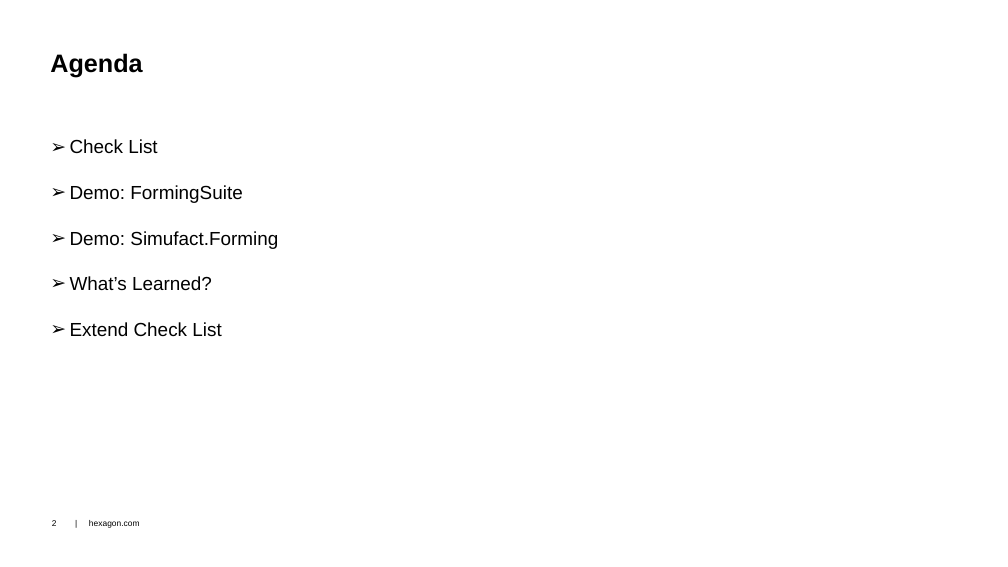
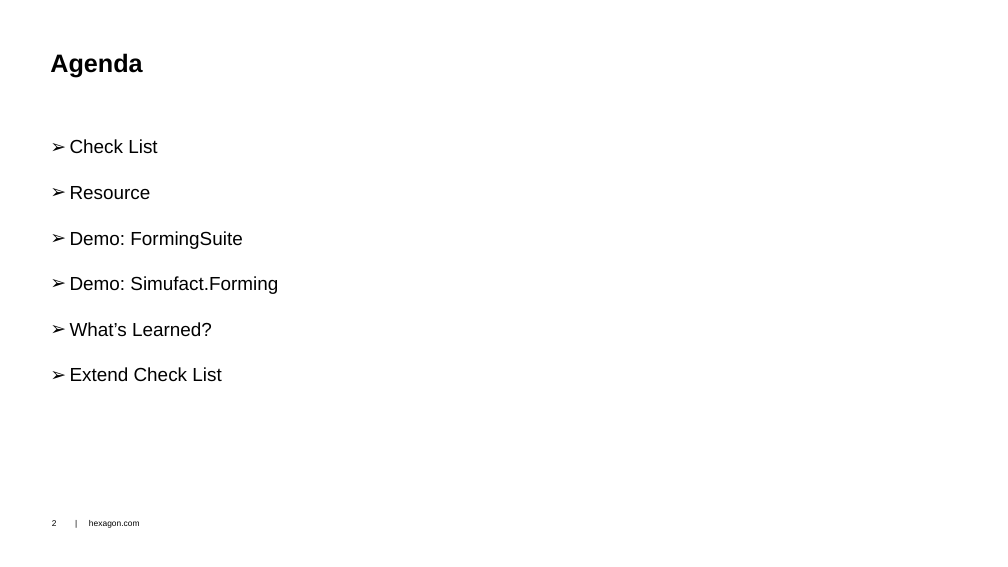
Before and after one commit to dongzgh/protos-vmccopilot, a slide deck: slide 2 of docs/VMC Hackathon 2024 - VMC.Chatbot - Demo.pptx. Drawn at 1008x567 pixels with LibreOffice and Linux fonts; fonts in the diff are those of the drawing; background and template pictures are left out. Boxes give left, top, right and bottom in pixels: in the first picture for what was removed or moved away, otherwise in the second. Text is boxed around its words. In the diff, an @@ line names an element or a change of style, - is before the commit and + after.

```diff
--- a/docs/VMC Hackathon 2024 - VMC.Chatbot - Demo.pptx
+++ b/docs/VMC Hackathon 2024 - VMC.Chatbot - Demo.pptx
@@ text at [70,186,151,200]: paragraph added @@
+➢ Resource
```
Also in this commit, not shown: 6 other slides changed, 1 slide added, 2 slides removed, 1 other file.
